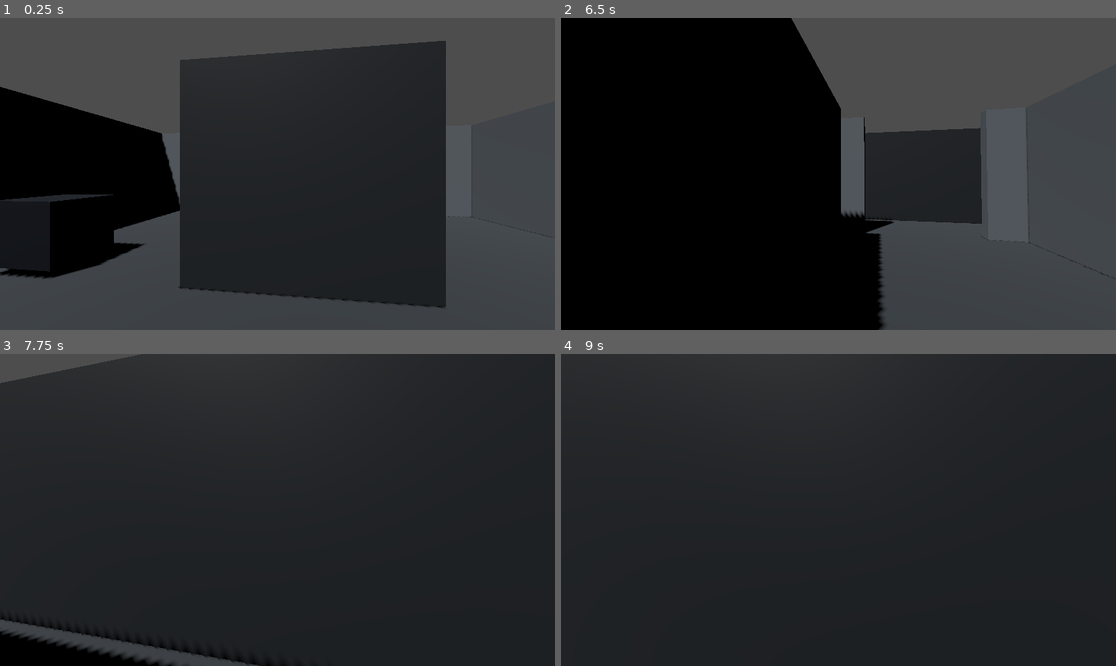
Above: before the commit, frames 1-4 (two rows, left to right).
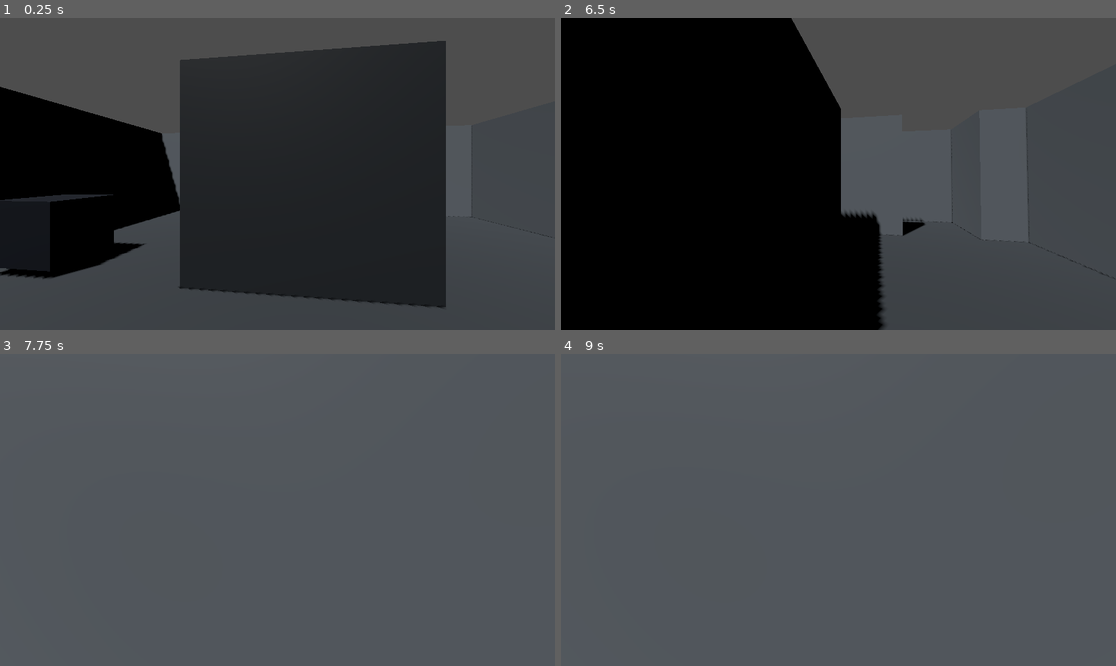
Above: after the commit, the same moments.

Repository: pandaalexlly/project-lumen
Game: Godot game, scene res://scenes/prototype/observation_lab.tscn
The game is run twice, just before and just after one commit, with the same random seed, the same clock (stepped at 60 frames per second) and the same inputs. This scene is started directly instead of the project's main scene.
Inputs (mouse positions are in pixels of both pictures, inside the frame that each line leads up to):
- Up to frame 1 (0.25 s): no input
- Up to frame 2 (6.5 s): tap Enter at 0.5, 2, 3.5 s; move the mouse to (866, 174) at 0.52 s; hold E (interact) 0.53-1.28 s; hold W (move_forward) 0.53-5.78 s; click (866, 174) at 0.67 s; tap Space at 1.25, 2.75, 4.25 s; move the mouse to (810, 174) at 1.27 s; tap E (interact) every 1.5 s from 1.35 to 5.85 s; move the mouse to (849, 167) at 2.02 s; hold E (interact) 2.03-2.78 s; move the mouse to (832, 180) at 2.77 s; click (832, 180) at 2.92 s; move the mouse to (877, 177) at 3.52 s; hold E (interact) 3.53-4.28 s; move the mouse to (794, 170) at 4.27 s; move the mouse to (844, 174) at 5.02 s; hold E (interact) 5.03-5.78 s; click (844, 174) at 5.17 s; move the mouse to (816, 167) at 5.77 s; hold D (move_right) from 5.78 s (still down)
- Up to frame 3 (7.75 s): move the mouse to (305, 510) at 6.52 s; release D (move_right) at 6.53 s; hold E (interact) 6.53-7.28 s; hold W (move_forward) from 6.53 s (still down); move the mouse to (249, 510) at 7.27 s; tap E (interact) at 7.35 s; click (249, 510) at 7.42 s
- Up to frame 4 (9 s): move the mouse to (849, 503) at 8.02 s; hold E (interact) 8.03-8.78 s; move the mouse to (832, 516) at 8.77 s; release W (move_forward) at 8.78 s; hold A (move_left) from 8.78 s (still down); tap E (interact) at 8.85 s

The runs differ from the first frame. In frame 2, 6.3% of the frame differs, in the area x 43-77%, y 6-72%; in frame 3, 98%; in frame 4, 100%, in the area x 0-100%, y 0-100%.

Commit message:
feat: add observation lab graybox

Diff:
--- a/scenes/prototype/observation_lab.tscn
+++ b/scenes/prototype/observation_lab.tscn
@@ -16,10 +16,6 @@
 albedo_color = Color(0.12, 0.14, 0.16, 1)
 roughness = 0.8
 
-[sub_resource type="StandardMaterial3D" id="Material_console"]
-albedo_color = Color(0.08, 0.42, 0.5, 1)
-roughness = 0.65
-
 [sub_resource type="StandardMaterial3D" id="Material_plate"]
 albedo_color = Color(0.85, 0.52, 0.08, 1)
 roughness = 0.7
@@ -35,12 +31,19 @@
 [sub_resource type="BoxShape3D" id="Shape_discovery_floor"]
 size = Vector3(12, 0.2, 10)
 
-[sub_resource type="BoxMesh" id="Mesh_connector_floor"]
+[sub_resource type="BoxMesh" id="Mesh_connector_upper_floor"]
 material = SubResource("Material_floor")
-size = Vector3(12, 0.2, 4)
-
-[sub_resource type="BoxShape3D" id="Shape_connector_floor"]
-size = Vector3(12, 0.2, 4)
+size = Vector3(7, 0.2, 2)
+
+[sub_resource type="BoxShape3D" id="Shape_connector_upper_floor"]
+size = Vector3(7, 0.2, 2)
+
+[sub_resource type="BoxMesh" id="Mesh_connector_lower_floor"]
+material = SubResource("Material_floor")
+size = Vector3(2.5, 0.2, 2)
+
+[sub_resource type="BoxShape3D" id="Shape_connector_lower_floor"]
+size = Vector3(2.5, 0.2, 2)
 
 [sub_resource type="BoxMesh" id="Mesh_application_floor"]
 material = SubResource("Material_floor")
@@ -70,12 +73,12 @@
 [sub_resource type="BoxShape3D" id="Shape_application_side_wall"]
 size = Vector3(0.3, 3.2, 12.3)
 
-[sub_resource type="BoxMesh" id="Mesh_horizontal_wall_long"]
-material = SubResource("Material_structure")
-size = Vector3(8, 3.2, 0.3)
-
-[sub_resource type="BoxShape3D" id="Shape_horizontal_wall_long"]
-size = Vector3(8, 3.2, 0.3)
+[sub_resource type="BoxMesh" id="Mesh_discovery_south_left"]
+material = SubResource("Material_structure")
+size = Vector3(9, 3.2, 0.3)
+
+[sub_resource type="BoxShape3D" id="Shape_discovery_south_left"]
+size = Vector3(9, 3.2, 0.3)
 
 [sub_resource type="BoxMesh" id="Mesh_horizontal_wall_stub"]
 material = SubResource("Material_structure")
@@ -84,12 +87,40 @@
 [sub_resource type="BoxShape3D" id="Shape_horizontal_wall_stub"]
 size = Vector3(1, 3.2, 0.3)
 
+[sub_resource type="BoxMesh" id="Mesh_application_north_left"]
+material = SubResource("Material_structure")
+size = Vector3(4, 3.2, 0.3)
+
+[sub_resource type="BoxShape3D" id="Shape_application_north_left"]
+size = Vector3(4, 3.2, 0.3)
+
+[sub_resource type="BoxMesh" id="Mesh_application_north_right"]
+material = SubResource("Material_structure")
+size = Vector3(5.5, 3.2, 0.3)
+
+[sub_resource type="BoxShape3D" id="Shape_application_north_right"]
+size = Vector3(5.5, 3.2, 0.3)
+
+[sub_resource type="BoxMesh" id="Mesh_connector_full_wall"]
+material = SubResource("Material_structure")
+size = Vector3(0.3, 3.2, 4.3)
+
+[sub_resource type="BoxShape3D" id="Shape_connector_full_wall"]
+size = Vector3(0.3, 3.2, 4.3)
+
 [sub_resource type="BoxMesh" id="Mesh_connector_side_wall"]
 material = SubResource("Material_structure")
-size = Vector3(0.3, 3.2, 4.3)
+size = Vector3(0.3, 3.2, 2.3)
 
 [sub_resource type="BoxShape3D" id="Shape_connector_side_wall"]
-size = Vector3(0.3, 3.2, 4.3)
+size = Vector3(0.3, 3.2, 2.3)
+
+[sub_resource type="BoxMesh" id="Mesh_connector_turn_wall"]
+material = SubResource("Material_structure")
+size = Vector3(4.5, 3.2, 0.3)
+
+[sub_resource type="BoxShape3D" id="Shape_connector_turn_wall"]
+size = Vector3(4.5, 3.2, 0.3)
 
 [sub_resource type="BoxMesh" id="Mesh_equipment_block"]
 material = SubResource("Material_blocker")
@@ -104,10 +135,6 @@
 
 [sub_resource type="BoxShape3D" id="Shape_observation_blind"]
 size = Vector3(3.4, 3, 0.4)
-
-[sub_resource type="BoxMesh" id="Mesh_console"]
-material = SubResource("Material_console")
-size = Vector3(1.4, 1.2, 0.8)
 
 [sub_resource type="BoxMesh" id="Mesh_pressure_plate"]
 material = SubResource("Material_plate")
@@ -173,13 +200,13 @@
 shape = SubResource("Shape_discovery_side_wall")
 
 [node name="SouthWallLeft" type="StaticBody3D" parent="DiscoveryChamber/Walls"]
-position = Vector3(-2, 1.6, 2)
+position = Vector3(-1.5, 1.6, 2)
 
 [node name="MeshInstance3D" type="MeshInstance3D" parent="DiscoveryChamber/Walls/SouthWallLeft"]
-mesh = SubResource("Mesh_horizontal_wall_long")
+mesh = SubResource("Mesh_discovery_south_left")
 
 [node name="CollisionShape3D" type="CollisionShape3D" parent="DiscoveryChamber/Walls/SouthWallLeft"]
-shape = SubResource("Shape_horizontal_wall_long")
+shape = SubResource("Shape_discovery_south_left")
 
 [node name="SouthWallRight" type="StaticBody3D" parent="DiscoveryChamber/Walls"]
 position = Vector3(5.5, 1.6, 2)
@@ -198,10 +225,6 @@
 
 [node name="CollisionShape3D" type="CollisionShape3D" parent="DiscoveryChamber/CentralEquipmentBlock"]
 shape = SubResource("Shape_equipment_block")
-
-[node name="ConsolePlaceholder" type="MeshInstance3D" parent="DiscoveryChamber"]
-position = Vector3(4.7, 0.6, 7)
-mesh = SubResource("Mesh_console")
 
 [node name="DiscoveryPointA" type="Marker3D" parent="DiscoveryChamber"]
 position = Vector3(-4.1, 0.6, 7)
@@ -216,42 +239,59 @@
 
 [node name="Connector" type="Node3D" parent="."]
 
-[node name="Floor" type="StaticBody3D" parent="Connector"]
-position = Vector3(0, -0.1, 0)
-
-[node name="MeshInstance3D" type="MeshInstance3D" parent="Connector/Floor"]
-mesh = SubResource("Mesh_connector_floor")
-
-[node name="CollisionShape3D" type="CollisionShape3D" parent="Connector/Floor"]
-shape = SubResource("Shape_connector_floor")
+[node name="UpperFloor" type="StaticBody3D" parent="Connector"]
+position = Vector3(1.5, -0.1, 1)
+
+[node name="MeshInstance3D" type="MeshInstance3D" parent="Connector/UpperFloor"]
+mesh = SubResource("Mesh_connector_upper_floor")
+
+[node name="CollisionShape3D" type="CollisionShape3D" parent="Connector/UpperFloor"]
+shape = SubResource("Shape_connector_upper_floor")
+
+[node name="LowerFloor" type="StaticBody3D" parent="Connector"]
+position = Vector3(-0.75, -0.1, -1)
+
+[node name="MeshInstance3D" type="MeshInstance3D" parent="Connector/LowerFloor"]
+mesh = SubResource("Mesh_connector_lower_floor")
+
+[node name="CollisionShape3D" type="CollisionShape3D" parent="Connector/LowerFloor"]
+shape = SubResource("Shape_connector_lower_floor")
 
 [node name="WestWall" type="StaticBody3D" parent="Connector"]
-position = Vector3(-6, 1.6, 0)
+position = Vector3(-2, 1.6, 0)
 
 [node name="MeshInstance3D" type="MeshInstance3D" parent="Connector/WestWall"]
+mesh = SubResource("Mesh_connector_full_wall")
+
+[node name="CollisionShape3D" type="CollisionShape3D" parent="Connector/WestWall"]
+shape = SubResource("Shape_connector_full_wall")
+
+[node name="UpperEastWall" type="StaticBody3D" parent="Connector"]
+position = Vector3(5, 1.6, 1)
+
+[node name="MeshInstance3D" type="MeshInstance3D" parent="Connector/UpperEastWall"]
 mesh = SubResource("Mesh_connector_side_wall")
 
-[node name="CollisionShape3D" type="CollisionShape3D" parent="Connector/WestWall"]
+[node name="CollisionShape3D" type="CollisionShape3D" parent="Connector/UpperEastWall"]
 shape = SubResource("Shape_connector_side_wall")
 
-[node name="EastWall" type="StaticBody3D" parent="Connector"]
-position = Vector3(6, 1.6, 0)
-
-[node name="MeshInstance3D" type="MeshInstance3D" parent="Connector/EastWall"]
+[node name="TurnWall" type="StaticBody3D" parent="Connector"]
+position = Vector3(2.75, 1.6, 0)
+
+[node name="MeshInstance3D" type="MeshInstance3D" parent="Connector/TurnWall"]
+mesh = SubResource("Mesh_connector_turn_wall")
+
+[node name="CollisionShape3D" type="CollisionShape3D" parent="Connector/TurnWall"]
+shape = SubResource("Shape_connector_turn_wall")
+
+[node name="LowerEastWall" type="StaticBody3D" parent="Connector"]
+position = Vector3(0.5, 1.6, -1)
+
+[node name="MeshInstance3D" type="MeshInstance3D" parent="Connector/LowerEastWall"]
 mesh = SubResource("Mesh_connector_side_wall")
 
-[node name="CollisionShape3D" type="CollisionShape3D" parent="Connector/EastWall"]
+[node name="CollisionShape3D" type="CollisionShape3D" parent="Connector/LowerEastWall"]
 shape = SubResource("Shape_connector_side_wall")
-
-[node name="SightlineScreen" type="StaticBody3D" parent="Connector"]
-position = Vector3(2, 1.6, 0)
-
-[node name="MeshInstance3D" type="MeshInstance3D" parent="Connector/SightlineScreen"]
-mesh = SubResource("Mesh_horizontal_wall_long")
-material_override = SubResource("Material_blocker")
-
-[node name="CollisionShape3D" type="CollisionShape3D" parent="Connector/SightlineScreen"]
-shape = SubResource("Shape_horizontal_wall_long")
 
 [node name="ApplicationChamber" type="Node3D" parent="."]
 
@@ -267,22 +307,22 @@
 [node name="Walls" type="Node3D" parent="ApplicationChamber"]
 
 [node name="NorthWallLeft" type="StaticBody3D" parent="ApplicationChamber/Walls"]
-position = Vector3(-5.5, 1.6, -2)
+position = Vector3(-4, 1.6, -2)
 
 [node name="MeshInstance3D" type="MeshInstance3D" parent="ApplicationChamber/Walls/NorthWallLeft"]
-mesh = SubResource("Mesh_horizontal_wall_stub")
+mesh = SubResource("Mesh_application_north_left")
 
 [node name="CollisionShape3D" type="CollisionShape3D" parent="ApplicationChamber/Walls/NorthWallLeft"]
-shape = SubResource("Shape_horizontal_wall_stub")
+shape = SubResource("Shape_application_north_left")
 
 [node name="NorthWallRight" type="StaticBody3D" parent="ApplicationChamber/Walls"]
-position = Vector3(2, 1.6, -2)
+position = Vector3(3.25, 1.6, -2)
 
 [node name="MeshInstance3D" type="MeshInstance3D" parent="ApplicationChamber/Walls/NorthWallRight"]
-mesh = SubResource("Mesh_horizontal_wall_long")
+mesh = SubResource("Mesh_application_north_right")
 
 [node name="CollisionShape3D" type="CollisionShape3D" parent="ApplicationChamber/Walls/NorthWallRight"]
-shape = SubResource("Shape_horizontal_wall_long")
+shape = SubResource("Shape_application_north_right")
 
 [node name="SouthWall" type="StaticBody3D" parent="ApplicationChamber/Walls"]
 position = Vector3(0, 1.6, -14)
Not shown: 1 places in scenes/prototype/observation_lab.tscn that only renumber resources
